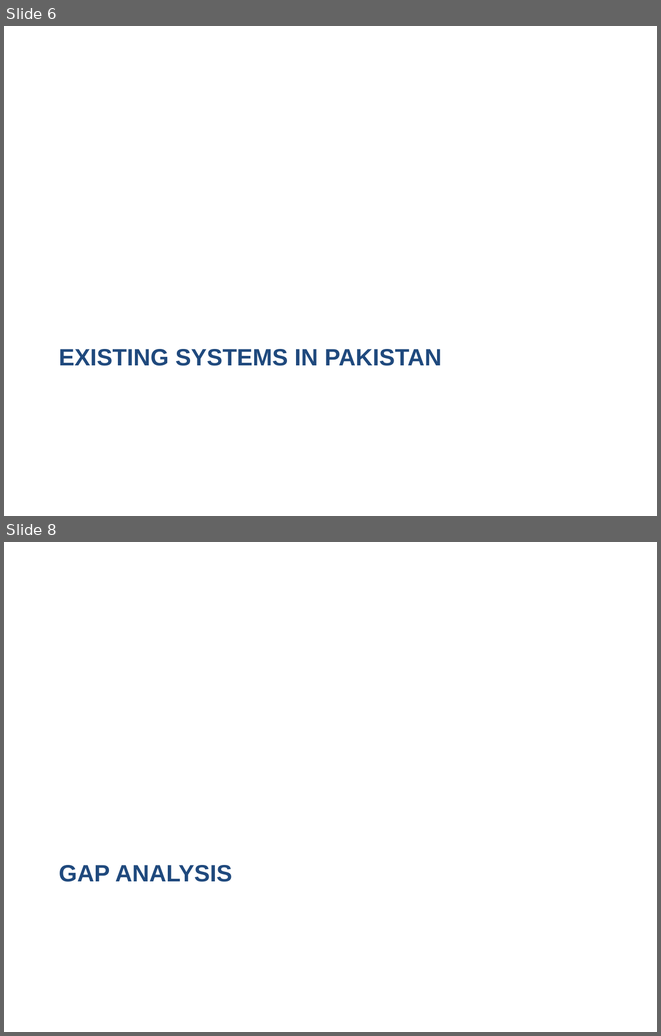
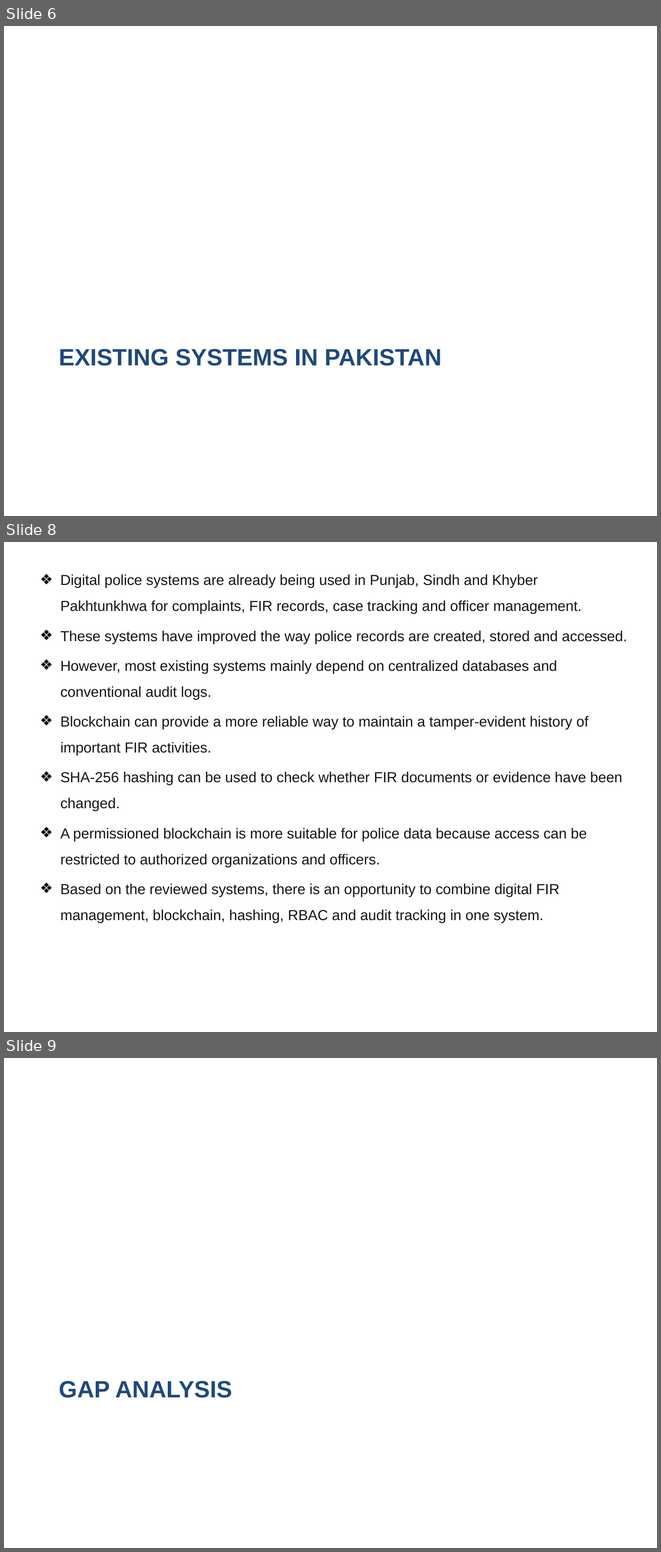
Before and after one commit to Sharaiz333/FYPBSCS_Digital-FIR-blockchain_2026, a slide deck: Final_Digital_FIR_Final_FYP_Presentation.pptx. Shown one above the other, each under a label of ours: slides 6 and 8 before the commit, slides 6, 8 and 9 after it; the slides between them are not shown. The pictures are 661x1036 and 661x1552 pixels, drawn with LibreOffice and Linux fonts; fonts in the diff are those of the drawing; background and template pictures are left out. Boxes give left, top, right and bottom in pixels: in the first picture for what was removed or moved away, otherwise in the second. Text is boxed around its words. In the diff, an @@ line names an element or a change of style, - is before the commit and + after.

```diff
--- a/Final_Digital_FIR_Final_FYP_Presentation.pptx
+++ b/Final_Digital_FIR_Final_FYP_Presentation.pptx
@@ slide 8 added at (x1=4, y1=542, x2=657, y2=1032), background picture (left out) @@
@@ text added at (x1=60, y1=574, x2=627, y2=923), 16 pt, text #141414 @@
+❖ Digital police systems are already being used in Punjab, Sindh and Khyber Pakhtunkhwa for complaints, FIR records, case tracking and officer management.
+❖ These systems have improved the way police records are created, stored and accessed.
+❖ However, most existing systems mainly depend on centralized databases and conventional audit logs.
+❖ Blockchain can provide a more reliable way to maintain a tamper-evident history of important FIR activities.
+❖ SHA-256 hashing can be used to check whether FIR documents or evidence have been changed.
+❖ A permissioned blockchain is more suitable for police data because access can be restricted to authorized organizations and officers.
+❖ Based on the reviewed systems, there is an opportunity to combine digital FIR management, blockchain, hashing, RBAC and audit tracking in one system.
@@ what was slide 8 is now slide 9 @@
```
Also in this commit, not shown: 14 slides changed, 3 other files.
